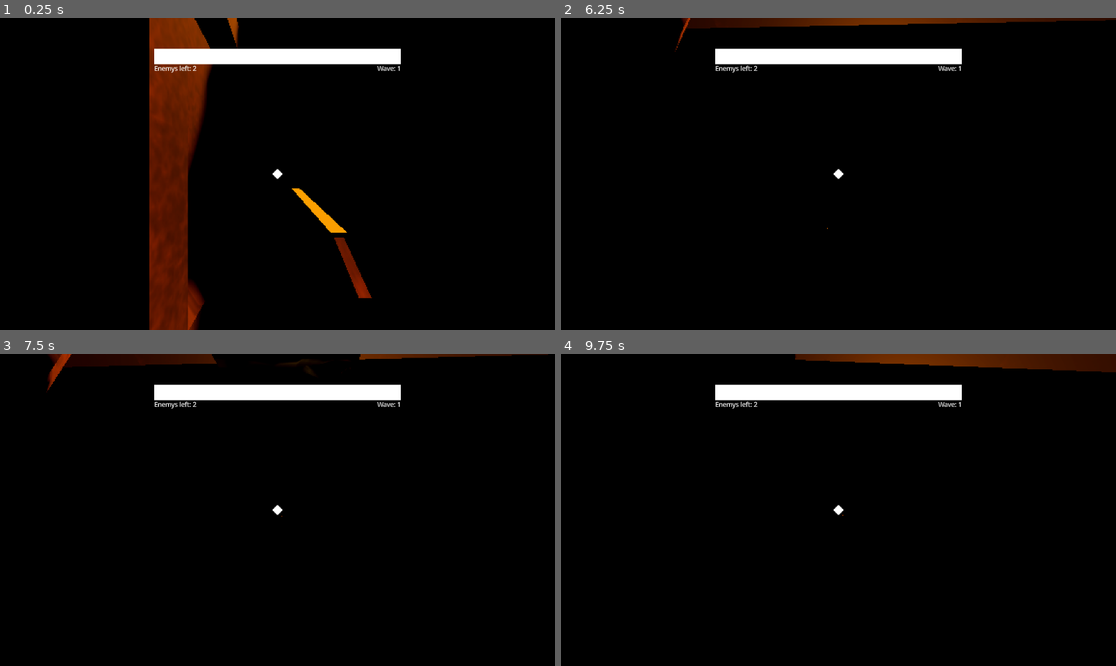
Above: before the commit, frames 1-4 (two rows, left to right).
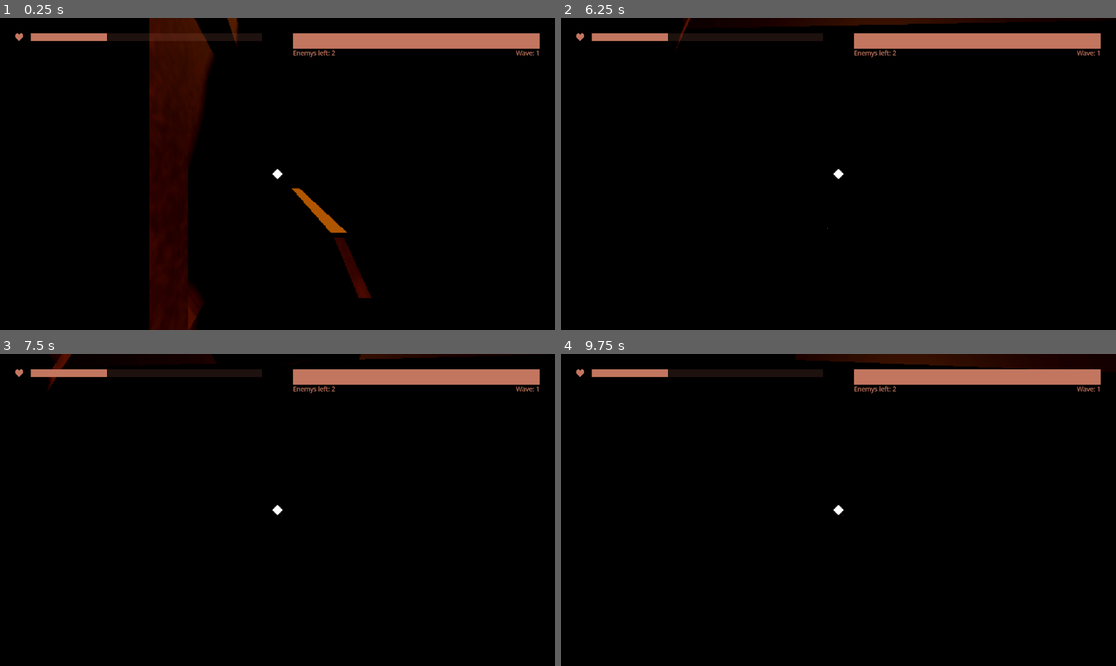
Above: after the commit, the same moments.

Repository: Username4D/buckshot-basement
Game: Godot game, scene res://scenes/game.tscn
The game is run twice, just before and just after one commit, with the same random seed, the same clock (stepped at 60 frames per second) and the same inputs.
Inputs (mouse positions are in pixels of both pictures, inside the frame that each line leads up to):
- Up to frame 1 (0.25 s): no input
- Up to frame 2 (6.25 s): tap Enter at 0.5, 2.75, 4.25 s; move the mouse to (866, 174) at 0.52 s; hold Up (ui_up) 0.53-5.78 s; click (866, 174) at 0.6 s; move the mouse to (810, 174) at 1.27 s; click (810, 174) at 1.35 s; tap Space at 2, 3.5, 5 s; move the mouse to (849, 167) at 2.02 s; tap Alt at 2.1, 5.1 s; click (849, 167) at 2.3 s; move the mouse to (832, 180) at 2.77 s; tap Shift at 2.85, 5.85 s; click (832, 180) at 3.05 s; move the mouse to (877, 177) at 3.52 s; click (877, 177) at 3.6 s; move the mouse to (794, 170) at 4.27 s; click (794, 170) at 4.35 s; move the mouse to (844, 174) at 5.02 s; click (844, 174) at 5.3 s; move the mouse to (816, 167) at 5.77 s; hold Right (ui_right) from 5.78 s (still down); click (816, 167) at 6.05 s
- Up to frame 3 (7.5 s): move the mouse to (305, 510) at 6.52 s; release Right (ui_right) at 6.53 s; hold Up (ui_up) from 6.53 s (still down); click (305, 510) at 6.6 s; move the mouse to (249, 510) at 7.27 s; click (249, 510) at 7.35 s
- Up to frame 4 (9.75 s): move the mouse to (849, 503) at 8.02 s; tap Alt at 8.1 s; click (849, 503) at 8.3 s; move the mouse to (832, 516) at 8.77 s; release Up (ui_up) at 8.78 s; hold Left (ui_left) 8.78-9.53 s; tap Shift at 8.85 s; click (832, 516) at 9.05 s; move the mouse to (877, 513) at 9.52 s; hold Up (ui_up) from 9.53 s (still down); click (877, 513) at 9.6 s

The runs differ from the first frame. In frame 1, 14% of the frame differs, in the area x 2-98%, y 0-100%; in frame 2, 7.3%; in frame 3, 7.0%; in frame 4, 8.0%.

Commit message:
finished up HUD

Diff:
--- a/scenes/dungeon.tscn
+++ b/scenes/dungeon.tscn
@@ -43,7 +43,7 @@
 [node name="DirectionalLight3D2" type="DirectionalLight3D" parent="."]
 transform = Transform3D(-0.8660254, -0.43301278, 0.25, 0, 0.49999997, 0.86602545, -0.50000006, 0.75, -0.43301266, 0, 9.037109, 0)
 light_color = Color(0.4936359, 0.23807344, 0, 1)
-light_energy = 14.985
+light_energy = 4.299
 shadow_enabled = true
 
 [node name="WorldEnvironment2" type="WorldEnvironment" parent="."]
--- a/scenes/game.tscn
+++ b/scenes/game.tscn
@@ -1,19 +1,23 @@
-[gd_scene load_steps=7 format=3 uid="uid://cnsal840vw4oq"]
+[gd_scene load_steps=8 format=3 uid="uid://cnsal840vw4oq"]
 
 [ext_resource type="PackedScene" uid="uid://bwh55bnpaiyvs" path="res://scenes/viewport.tscn" id="1_uwrxv"]
 [ext_resource type="Script" uid="uid://bljed7053bd0a" path="res://scenes/game.gd" id="1_yqjtg"]
 
 [sub_resource type="StyleBoxFlat" id="StyleBoxFlat_yqjtg"]
-bg_color = Color(1, 1, 1, 0.05882353)
+bg_color = Color(0.76, 0.46284002, 0.37240002, 0.15294118)
 
 [sub_resource type="StyleBoxFlat" id="StyleBoxFlat_lnu2h"]
-bg_color = Color(1, 1, 1, 1)
+bg_color = Color(0.7637573, 0.46302795, 0.37137133, 1)
 
 [sub_resource type="LabelSettings" id="LabelSettings_lbhrr"]
 font_size = 13
+font_color = Color(0.7637573, 0.46302795, 0.37137133, 1)
 
 [sub_resource type="LabelSettings" id="LabelSettings_iywne"]
 font_size = 13
+font_color = Color(0.7637573, 0.46302795, 0.37137133, 1)
+
+[sub_resource type="SphereMesh" id="SphereMesh_yqjtg"]
 
 [node name="game" type="Node3D"]
 script = ExtResource("1_yqjtg")
@@ -21,28 +25,57 @@
 [node name="SubViewportContainer" parent="." instance=ExtResource("1_uwrxv")]
 
 [node name="enemys left" type="ProgressBar" parent="."]
-offset_left = 320.0
-offset_top = 64.0
-offset_right = 832.0
-offset_bottom = 96.0
+offset_left = 608.0
+offset_top = 32.0
+offset_right = 1120.0
+offset_bottom = 64.0
+theme_override_styles/background = SubResource("StyleBoxFlat_yqjtg")
+theme_override_styles/fill = SubResource("StyleBoxFlat_lnu2h")
+value = 32.98
+show_percentage = false
+
+[node name="health" type="ProgressBar" parent="."]
+offset_left = 64.0
+offset_top = 32.0
+offset_right = 544.0
+offset_bottom = 64.0
+scale = Vector2(1, 0.5)
 theme_override_styles/background = SubResource("StyleBoxFlat_yqjtg")
 theme_override_styles/fill = SubResource("StyleBoxFlat_lnu2h")
 value = 32.98
 show_percentage = false
 
 [node name="Label" type="Label" parent="."]
-offset_left = 320.0
-offset_top = 96.0
-offset_right = 448.0
-offset_bottom = 128.0
+offset_left = 608.0
+offset_top = 64.0
+offset_right = 736.0
+offset_bottom = 96.0
 text = "Enemys left: 7"
 label_settings = SubResource("LabelSettings_lbhrr")
 
 [node name="Label2" type="Label" parent="."]
-offset_left = 704.0
-offset_top = 96.0
-offset_right = 832.0
-offset_bottom = 128.0
+offset_left = 992.0
+offset_top = 64.0
+offset_right = 1120.0
+offset_bottom = 96.0
 text = "Wave: 2"
 label_settings = SubResource("LabelSettings_iywne")
 horizontal_alignment = 2
+
+[node name="MeshInstance2D" type="MeshInstance2D" parent="."]
+self_modulate = Color(0.7637573, 0.46302795, 0.37137133, 1)
+position = Vector2(36, 36)
+scale = Vector2(7.9744167, 8)
+mesh = SubResource("SphereMesh_yqjtg")
+
+[node name="MeshInstance2D2" type="MeshInstance2D" parent="."]
+self_modulate = Color(0.7637573, 0.46302795, 0.37137133, 1)
+position = Vector2(44, 36)
+scale = Vector2(8, 8)
+mesh = SubResource("SphereMesh_yqjtg")
+
+[node name="Polygon2D" type="Polygon2D" parent="."]
+self_modulate = Color(0.7637573, 0.46302795, 0.37137133, 1)
+position = Vector2(36, 36)
+scale = Vector2(0.125, 0.125)
+polygon = PackedVector2Array(-32, 0, -32, 32, 32, 96, 96, 32, 96, 0)
--- a/scripts/player.gd
+++ b/scripts/player.gd
@@ -8,6 +8,7 @@
 var Camera_accel = 0
 
 var bullet = preload("res://scenes/bullet.tscn")
+var health = 10
 
 func _input(event: InputEvent) -> void:
 	if event is InputEventMouseMotion:
@@ -47,5 +48,5 @@
 	new_bullet.rotation = $Camera3D.global_rotation
 	print(new_bullet.rotation)
 	self.get_parent().add_child(new_bullet)
-	await get_tree().create_timer(0.5).timeout
+	await get_tree().create_timer(0.25).timeout
 	on_cooldown = false
--- a/scripts/zombie.gd
+++ b/scripts/zombie.gd
@@ -37,7 +37,8 @@
 	state = "idle"
 
 func die():
-	$CollisionShape3D.queue_free()
+	if $CollisionShape3D:
+		$CollisionShape3D.queue_free()
 	$AnimationPlayer.play("death")
 	await $AnimationPlayer.animation_finished
 	self.get_parent().get_parent().check_wave()
